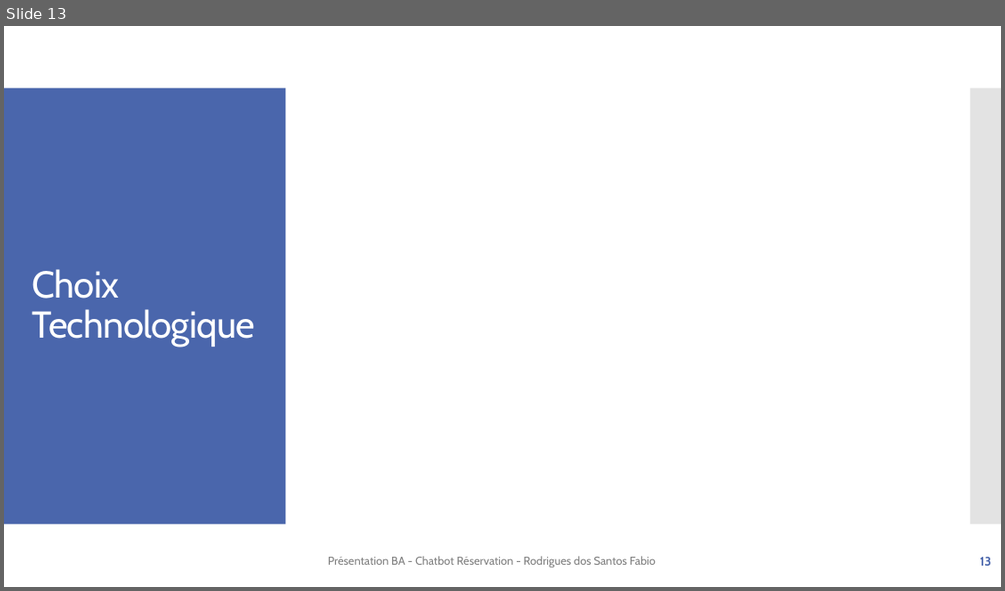
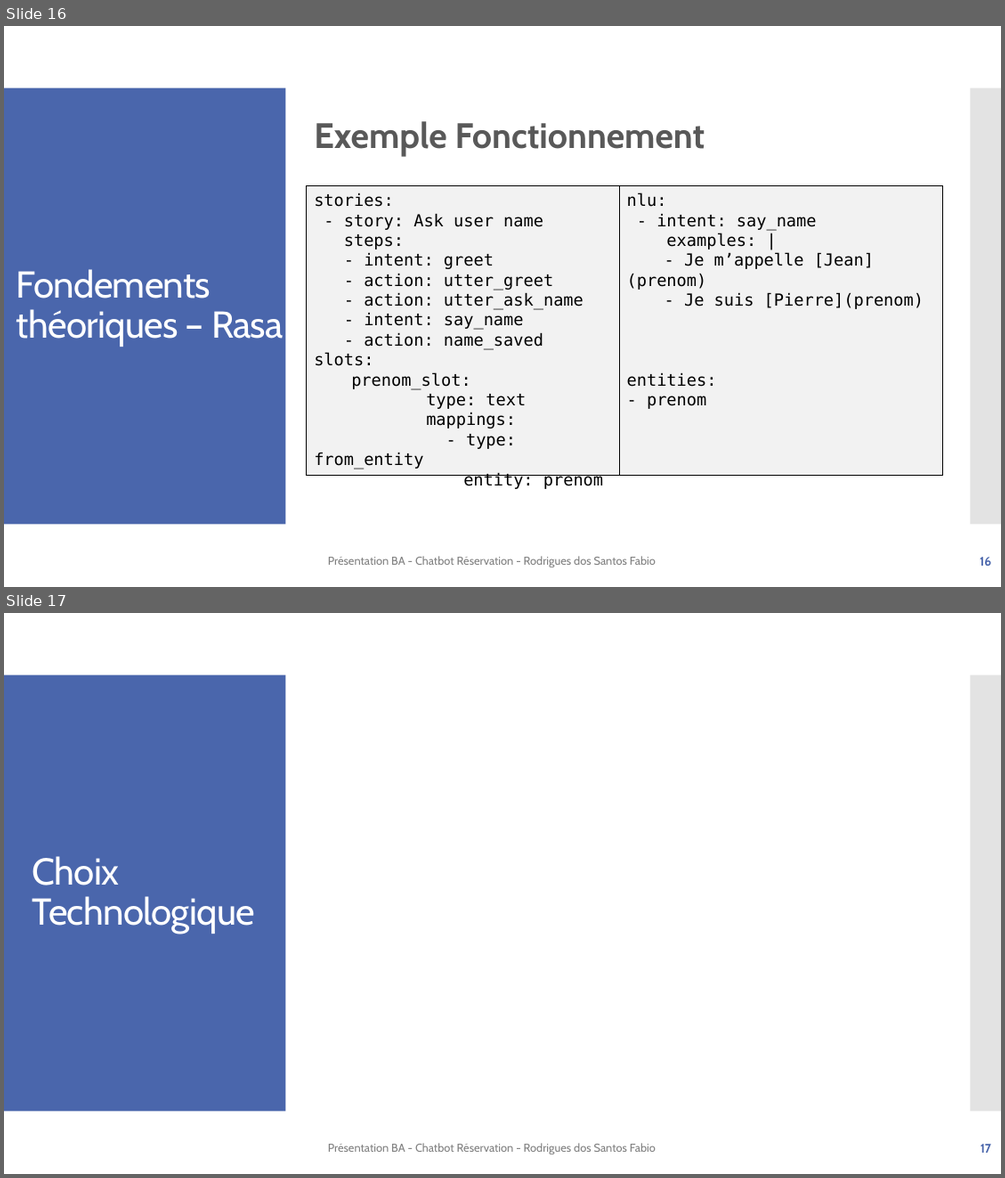
Before and after one commit to f-rdrgs/projet-bachelor, a slide deck: documentation/travail_bachelor/ISC_LOG_presentation_diplome_RodriguesDosSantosFabio_EggenbergNiklaus_2024.pptx. Shown one above the other, each under a label of ours: slide 13 before the commit, slides 16 and 17 after it. The pictures are 1005x591 and 1005x1178 pixels, drawn with LibreOffice and Linux fonts; fonts in the diff are those of the drawing. Boxes give left, top, right and bottom in pixels: in the first picture for what was removed or moved away, otherwise in the second. Text is boxed around its words. In the diff, an @@ line names an element or a change of style, - is before the commit and + after.

Commit message:
màj présentation, partie rasa

```diff
--- a/documentation/travail_bachelor/ISC_LOG_presentation_diplome_RodriguesDosSantosFabio_EggenbergNiklaus_2024.pptx
+++ b/documentation/travail_bachelor/ISC_LOG_presentation_diplome_RodriguesDosSantosFabio_EggenbergNiklaus_2024.pptx
@@ slide 16 added at box(4, 26, 1001, 587), background #FFFFFF; not listed: 2 template elements that a slide beside it also shows @@
@@ text added at box(314, 121, 705, 157), 34 pt, text #595959, bold @@
+Exemple Fonctionnement
@@ rectangle added at box(307, 186, 619, 475), fill #F2F2F2, outline #000000 0.75 pt, 16 pt, text #000000 @@
+stories:
+- story: Ask user name
+steps:
+- intent: greet
+- action: utter_greet
+- action: utter_ask_name
+- intent: say_name
+- action: name_saved
+slots:
+prenom_slot:
+type: text
+mappings:
+- type: from_entity
+entity: prenom
@@ rectangle added at box(619, 186, 943, 475), fill #F2F2F2, outline #000000 0.75 pt, 16 pt, text #000000 @@
+nlu:
+- intent: say_name
+examples: |
+- Je m’appelle [Jean](prenom)
+- Je suis [Pierre](prenom)
+entities:
+- prenom
@@ title added at box(16, 269, 283, 346), 36 pt, text #FFFFFF @@
+Fondements théoriques – Rasa
@@ text added at box(328, 556, 655, 567), 11 pt, text #808080 @@
+Présentation BA - Chatbot Réservation - Rodrigues dos Santos Fabio
@@ page number added at box(979, 556, 991, 565), 12 pt, text #4A66AC, bold @@
+16
@@ what was slide 13 is now slide 17 @@
@@ page number at box(980, 1143, 991, 1152): text changed @@
-13
+17
```
Also in this commit, not shown: 6 slides changed, 3 other slides added.
